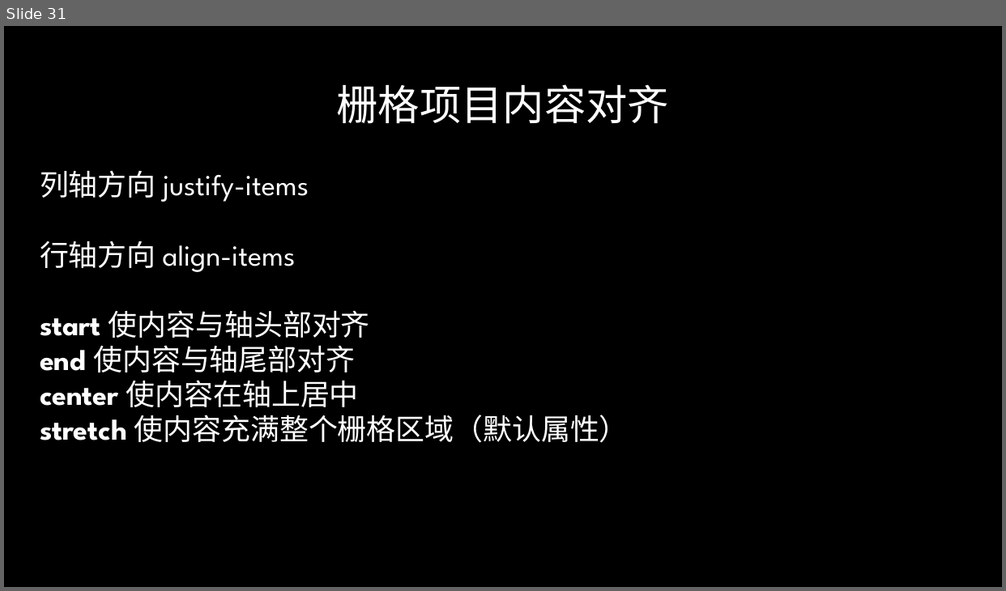
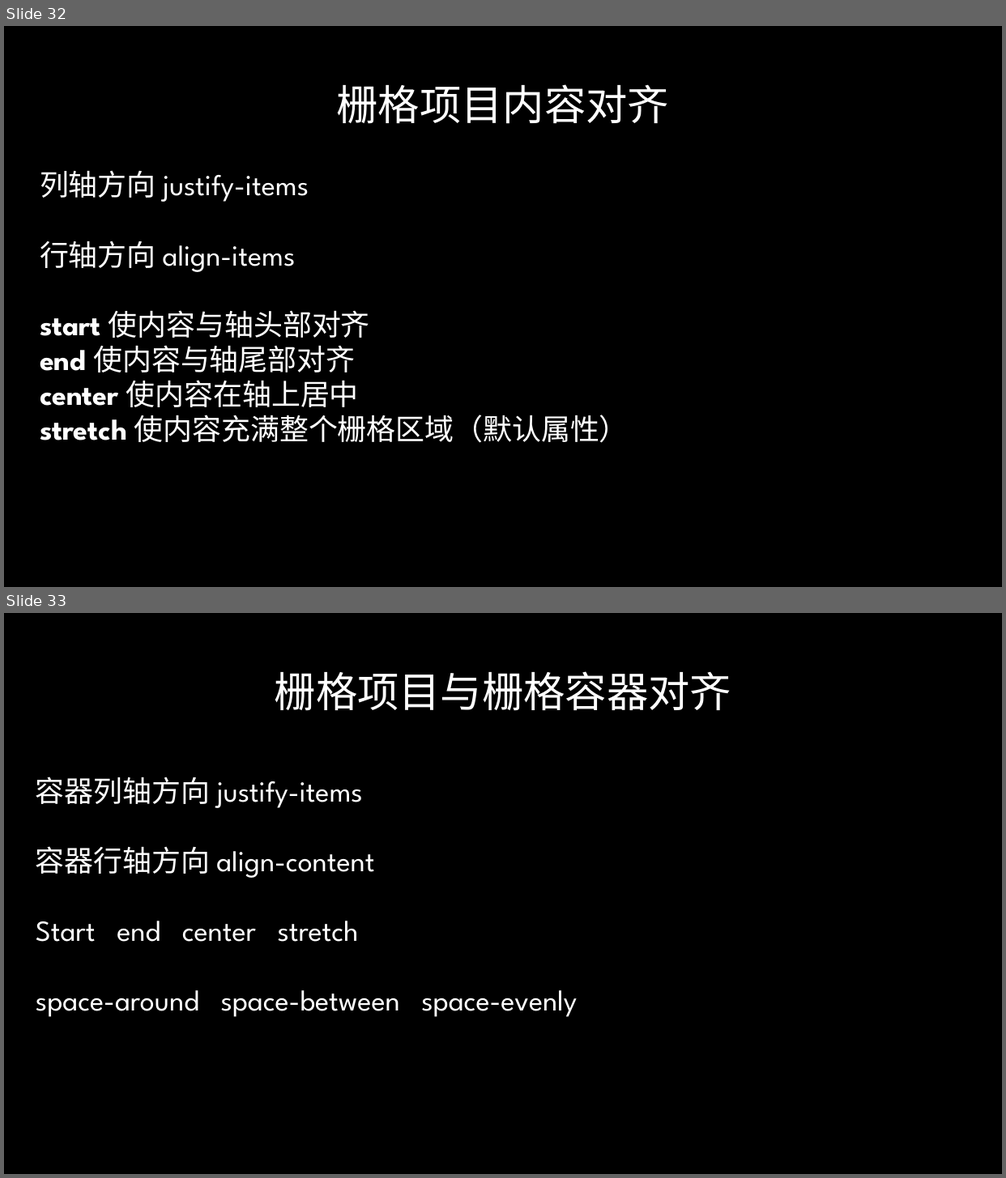
Before and after one commit to radiofly19841018/demo-flex, a slide deck: ppt/CSS Flex&Grid.pptx. Shown one above the other, each under a label of ours: slide 31 before the commit, slides 32 and 33 after it. The pictures are 1006x591 and 1006x1178 pixels, drawn with LibreOffice and Linux fonts; fonts in the diff are those of the drawing; background and template pictures are left out. Boxes give left, top, right and bottom in pixels: in the first picture for what was removed or moved away, otherwise in the second. Text is boxed around its words. In the diff, an @@ line names an element or a change of style, - is before the commit and + after.

```diff
--- a/ppt/CSS Flex&Grid.pptx
+++ b/ppt/CSS Flex&Grid.pptx
@@ slide 33 added at <box>4,613,1002,1174</box>, background picture (left out) @@
@@ title added at <box>275,671,731,711</box>, 40 pt, text gradient #FFFFFF to #A6A6A6 @@
+栅格项目与栅格容器对齐
@@ text added at <box>36,777,577,1017</box>, 28 pt, text #FFFFFF @@
+容器列轴方向 justify-items
+容器行轴方向 align-content
+Start end center stretch
+space-around space-between space-evenly
@@ what was slide 31 is now slide 32 @@
```
Also in this commit, not shown: 2 slides changed, 9 other slides added, 4 slides removed.
